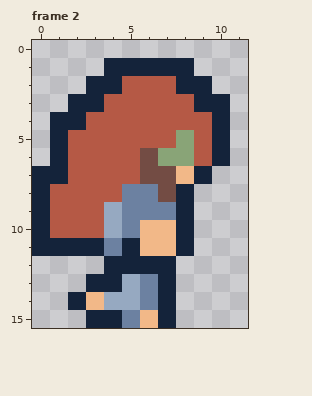
Animated GIF sprite, stored at assets/img/user/UserRunRight.gif. This is how it looked before the edit.
The file is 60x80 pixels, drawn in blocks of 5x5; one block is one cell here. Shown: frame 2. The commit also changed other frames, which this record leaves out.
Now the later version:
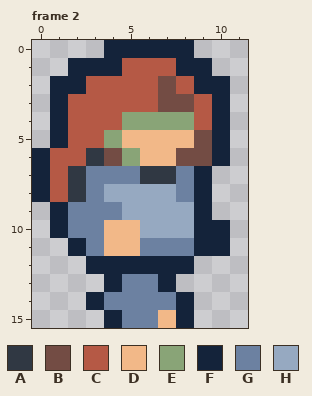
Palette (. is transparent): A #303843  B #734c44  C #b55945  D #f2b888  E #89a477  F #14233a  G #6c81a1  H #96a9c1
The exact change:
Changed rows in their new state; - is an unchanged pixel.
Frame 2:
first column x 0:
 0 ----FFFFF--
 1 --FF-CCC-F-
 2 -FFCC--BC-F
 3 -FCC---BBC-
 4 --C--EEEE--
 5 ----EDDDDB-
 6 FC-ABEDDBB-
 7 -CAGGGAAG--
 8 --AGHHHHGF-
 9 .FGGGHHHHF-
10 .FGGDDHHHFF
11 ..-GDDGGGFF
12 ---F----F--
13 ---.-G-----
14 --.FGG-GF--
15 ---.--GDF--
Changed places in both pictures, as pixel boxes (x1, y1, x2, y2):
changed: (32, 40, 230, 328)
